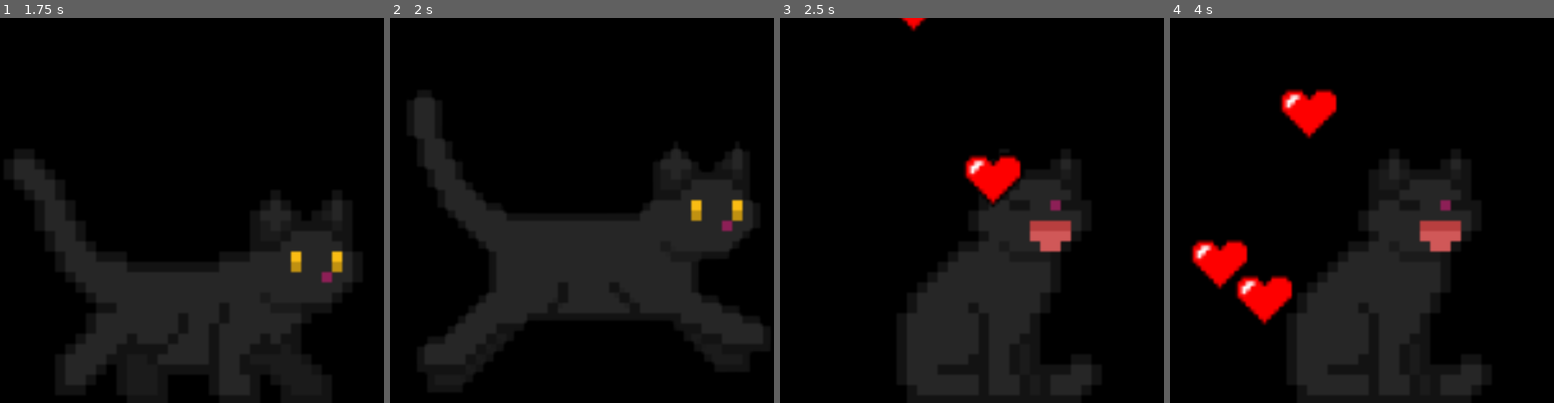
Above: before the commit, frames 1-4 (left to right).
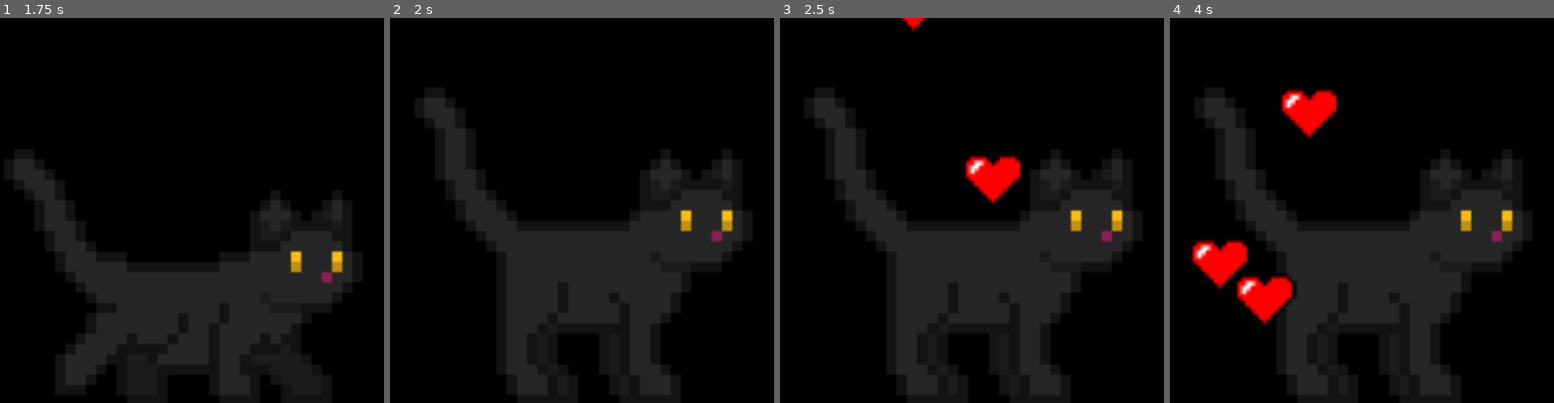
Above: after the commit, the same moments.

Repository: awesomesauce4646/virtual-pet
Game: Godot game, scene res://pet.tscn
The game is run twice, just before and just after one commit, with the same random seed, the same clock (stepped at 60 frames per second) and the same inputs.
Inputs (mouse positions are in pixels of both pictures, inside the frame that each line leads up to):
- Up to frame 1 (1.75 s): tap Enter (startGame) at 0.5 s; drag from (184, 233) to (241, 125) at 0.52 s; drag from (115, 229) to (180, 287) at 1.27 s
- Up to frame 2 (2 s): no input
- Up to frame 3 (2.5 s): move the mouse to (1021, 125) at 2.02 s; hold Right from 2.03 s (still down); tap Alt at 2.1 s; click (1021, 125) at 2.17 s; tap Up (jump) at 2.3 s
- Up to frame 4 (4 s): release Right at 2.75 s; drag from (1350, 287) to (1242, 152) at 2.77 s; move the mouse to (1496, 268) at 3.52 s; hold Left from 3.53 s (still down); tap Up (jump) at 3.6, 3.77 s; click (1496, 268) at 3.67 s

Frame 1 is identical in both runs. In frame 2, 10% of the frame differs, in the area x 6-98%, y 20-99%; in frame 3, 11%; in frame 4, 11%, in the area x 8-93%, y 20-99%.

Commit message:
add drag + food for bean, jump off ledges of the windows

Diff:
--- a/virtual-pet/pet.gd
+++ b/virtual-pet/pet.gd
@@ -20,6 +20,10 @@
 const LAND_BOUNCE = 0.5
 const BOUNCE_MIN_SPEED = 700.0
 const MIN_BOING_SPEED = 100.0
+const FOOD_REACH = 45.0
+const FOOD_GRAVITY = 1500.0
+const LEDGE_JUMP_SPEED = 250.0
+const LEDGE_TRIGGER_DISTANCE = 10.0
 
 
 var speed = 300
@@ -65,6 +69,15 @@
 var is_forced_sleeping = false
 
 var is_muted = false
+
+var is_carrying_food = false
+var food_click_armed = false
+var food_falling = false
+var food_ready = false
+var food_vy = 0.0
+var food_y = 0.0
+var was_walking = false
+var thrown_by_user = false
 
 @onready var animated_sprite = $AnimatedSprite2D
 @onready var gameCat = $GameWindow/GameCat
@@ -127,6 +140,7 @@
 
 @onready var settingsWindow = $SettingsWindow
 @onready var controlsWindow = $ControlsWindow
+@onready var foodWindow = $FoodWindow
 
 func save_stats():
 	var config = ConfigFile.new()
@@ -152,7 +166,7 @@
 		mute_button.text = "UNMUTE" if is_muted else "MUTE"
 
 func play_boing(strength: float):
-	if strength > MIN_BOING_SPEED:
+	if strength > MIN_BOING_SPEED and thrown_by_user:
 		boingSound.play()
 
 func get_collision_rect(w: Window, a: Area2D) -> Rect2:
@@ -160,7 +174,7 @@
 		if child is CollisionShape2D and child.shape is RectangleShape2D:
 			var shape_size = child.shape.size
 			var local_rect = child.global_transform * Rect2(-shape_size / 2.0, shape_size)
-			return Rect2(local_rect.position + Vector2(w.position), local_rect.size)
+			return Rect2((local_rect.position + Vector2(w.position)).round(), local_rect.size.round())
 	return Rect2(Vector2(w.get_position_with_decorations()), Vector2(w.get_size_with_decorations()))
 
 func get_blocking_rects() -> Array:
@@ -176,6 +190,32 @@
 		if p[0].visible:
 			rects.append(get_collision_rect(p[0], p[1]))
 	return rects
+
+func at_ledge(pos: Vector2, dir_x: float) -> bool:
+	if dir_x == 0.0:
+		return false
+	if pos.y >= taskbar_y - window_size.y - COLLISION_EPSILON:
+		return false
+	var center_x = pos.x + window_size.x / 2.0
+	for r in get_blocking_rects():
+		var on_top = abs(pos.y + window_size.y - r.position.y) <= COLLISION_EPSILON * 2.0
+		var overlaps_x = pos.x + window_size.x > r.position.x and pos.x < r.end.x
+		if on_top and overlaps_x:
+			if dir_x > 0 and center_x >= r.end.x - LEDGE_TRIGGER_DISTANCE:
+				return true
+			if dir_x < 0 and center_x <= r.position.x + LEDGE_TRIGGER_DISTANCE:
+				return true
+	return false
+
+func start_ledge_jump():
+	is_thrown = true
+	thrown_by_user = false
+	was_walking = false
+	velocity = Vector2(direction.x * speed, -LEDGE_JUMP_SPEED)
+	if animated_sprite.sprite_frames.has_animation("Jump"):
+		animated_sprite.play("Jump")
+	else:
+		animated_sprite.play("Pounce")
 
 func get_ground_y(pos: Vector2) -> float:
 	var ground = taskbar_y - window_size.y
@@ -261,13 +301,7 @@
 		energy = min(energy + 10, 100)
 		save_stats()
 	if id == 1:
-		is_idling = true
-		idle_timer = .8
-		speed = 0
-		animated_sprite.play("Feed")
-		eatingSound.play()
-		hunger = min(hunger + 10, 100)
-		save_stats()
+		spawn_food()
 	if id == 2:
 		gameCurrentlyOpened = !gameCurrentlyOpened
 		if gameCurrentlyOpened:
@@ -296,6 +330,41 @@
 		else:
 			settingsWindow.hide()
 
+func spawn_food():
+	var mouse_pos = Vector2(DisplayServer.mouse_get_position())
+	foodWindow.position = Vector2i(mouse_pos - Vector2(foodWindow.size) / 2.0)
+	foodWindow.show()
+	is_carrying_food = true
+	food_click_armed = false
+
+func drop_food():
+	is_carrying_food = false
+	food_click_armed = false
+	food_falling = true
+	food_ready = false
+	food_vy = 0.0
+	food_y = float(foodWindow.position.y)
+
+func update_food(delta: float):
+	if food_falling:
+		food_vy += FOOD_GRAVITY * delta
+		food_y += food_vy * delta
+		var food_floor_y = taskbar_y - foodWindow.size.y
+		if food_y >= food_floor_y:
+			food_y = food_floor_y
+			food_falling = false
+			food_ready = true
+		foodWindow.position = Vector2i(foodWindow.position.x, int(food_y))
+
+func feed_bean():
+	is_idling = true
+	idle_timer = .8
+	speed = 0
+	animated_sprite.play("Feed")
+	eatingSound.play()
+	hunger = min(hunger + 10, 100)
+	save_stats()
+
 func _on_clicked():
 	particles.restart()
 	if happiness < 99.5:
@@ -315,6 +384,7 @@
 		meowTwoSound.play()
 
 func _physics_process(delta: float) -> void:
+	update_food(delta)
 	if happiness > 80 && hunger > 80:
 		speed = 500
 	elif happiness > 60 && hunger > 60:
@@ -498,6 +568,7 @@
 				_on_clicked()
 			elif velocity.length() > 50:
 				is_thrown = true
+				thrown_by_user = true
 				animated_sprite.play("Pounce")
 				face(velocity.x)
 				var r = randi() % 2
@@ -521,6 +592,23 @@
 		last_mouse = mouse_pos
 		DisplayServer.window_set_position(Vector2i(mouse_pos - drag_offset))
 		return
+
+	if is_carrying_food:
+		var food_mouse = Vector2(DisplayServer.mouse_get_position())
+		foodWindow.position = Vector2i(food_mouse - Vector2(foodWindow.size) / 2.0)
+		var bean_center_x = DisplayServer.window_get_position().x + window_size.x / 2.0
+		var food_center_x = foodWindow.position.x + foodWindow.size.x / 2.0
+		face(food_center_x - bean_center_x)
+		is_idling = true
+		idle_timer = 0.5
+		speed = 0
+		if not is_forced_sleeping and animated_sprite.animation != "Idle":
+			animated_sprite.play("Idle")
+		if Input.is_mouse_button_pressed(MOUSE_BUTTON_LEFT):
+			if food_click_armed:
+				drop_food()
+		else:
+			food_click_armed = true
 
 	if menu.visible:
 		return
@@ -611,7 +699,7 @@
 				continue
 			if vy > 0 and old_pos.y + window_size.y <= r.position.y + COLLISION_EPSILON and new_pos.y + window_size.y > r.position.y:
 				new_pos.y = r.position.y - window_size.y
-				if vy > BOUNCE_MIN_SPEED:
+				if vy > BOUNCE_MIN_SPEED and thrown_by_user:
 					velocity.y = -vy * LAND_BOUNCE
 					play_boing(vy)
 				else:
@@ -629,7 +717,7 @@
 		var thrown_ground_y = taskbar_y - window_size.y
 		if new_pos.y >= thrown_ground_y and vy > 0:
 			new_pos.y = thrown_ground_y
-			if vy > BOUNCE_MIN_SPEED:
+			if vy > BOUNCE_MIN_SPEED and thrown_by_user:
 				velocity.y = -vy * LAND_BOUNCE
 				play_boing(vy)
 			else:
@@ -651,30 +739,52 @@
 
 	var ground_y = get_ground_y(window_position)
 
-	if window_position.y < ground_y:
-		animated_sprite.play("Idle")
-		window_position.y += 600 * delta
-		if window_position.y > ground_y:
-			window_position.y = ground_y
+	if window_position.y < ground_y - COLLISION_EPSILON:
+		if was_walking:
+			start_ledge_jump()
+		else:
+			is_thrown = true
+			thrown_by_user = false
+			velocity = Vector2()
+			animated_sprite.play("Idle")
+			was_walking = false
 	else:
 		window_position.y = ground_y
+		was_walking = not is_idling
+		var seeking_food = (food_falling or food_ready) and not is_carrying_food
 		if not is_idling:
 			animated_sprite.play("Run")
-			var new_x = window_position.x + direction.x * speed * delta
+			var step_dir = direction.x
+			if seeking_food:
+				var food_dx = (foodWindow.position.x + foodWindow.size.x / 2.0) - (window_position.x + window_size.x / 2.0)
+				face(food_dx)
+				if abs(food_dx) <= FOOD_REACH:
+					step_dir = 0.0
+					if food_ready:
+						food_ready = false
+						foodWindow.hide()
+						feed_bean()
+					else:
+						animated_sprite.play("Idle")
+				else:
+					step_dir = sign(food_dx)
+			var new_x = window_position.x + step_dir * speed * delta
 			new_x = clamp(new_x, 0, screen_size.x - window_size.x)
 			var hit_window = false
-			for r in get_blocking_rects():
+			for r in ([] if seeking_food else get_blocking_rects()):
 				var overlaps_y = window_position.y + window_size.y > r.position.y + COLLISION_EPSILON and window_position.y < r.end.y - COLLISION_EPSILON
 				if not overlaps_y:
 					continue
-				if direction.x > 0 and window_position.x + window_size.x <= r.position.x + COLLISION_EPSILON and new_x + window_size.x > r.position.x:
+				if step_dir > 0 and window_position.x + window_size.x <= r.position.x + COLLISION_EPSILON and new_x + window_size.x > r.position.x:
 					new_x = r.position.x - window_size.x
 					hit_window = true
-				elif direction.x < 0 and window_position.x >= r.end.x - COLLISION_EPSILON and new_x < r.end.x:
+				elif step_dir < 0 and window_position.x >= r.end.x - COLLISION_EPSILON and new_x < r.end.x:
 					new_x = r.end.x
 					hit_window = true
 			window_position.x = new_x
-			if hit_window or window_position.x <= 0 or window_position.x >= screen_size.x - window_size.x:
+			if at_ledge(window_position, step_dir):
+				start_ledge_jump()
+			elif not seeking_food and (hit_window or window_position.x <= 0 or window_position.x >= screen_size.x - window_size.x):
 				direction.x *= -1
 				animated_sprite.flip_h = direction.x < 0
 				maybe_idle()
@@ -701,6 +811,7 @@
 		if event.pressed:
 			is_dragging = true
 			is_thrown = false
+			was_walking = false
 			drag_moved = false
 			var mouse_pos = Vector2(DisplayServer.mouse_get_position())
 			press_pos = mouse_pos
--- a/virtual-pet/pet.tscn
+++ b/virtual-pet/pet.tscn
@@ -29,6 +29,7 @@
 [ext_resource type="Texture2D" uid="uid://bg8pckie1urtb" path="res://images/spade.webp" id="18_sjut6"]
 [ext_resource type="AudioStream" uid="uid://bx40w80f7qgs8" path="res://sounds/point.wav" id="20_djl34"]
 [ext_resource type="AudioStream" uid="uid://bvpygspgj4o0s" path="res://sounds/boing.mp3" id="29_awnet"]
+[ext_resource type="Texture2D" uid="uid://btsx582jq6d6j" path="res://images/foodFull.png" id="30_n2wdx"]
 
 [sub_resource type="AtlasTexture" id="AtlasTexture_dcwah"]
 atlas = ExtResource("2_slpjv")
@@ -851,8 +852,14 @@
 corner_radius_bottom_right = 10
 corner_radius_bottom_left = 10
 
+[sub_resource type="RectangleShape2D" id="RectangleShape2D_pxe1l"]
+size = Vector2(444, 363)
+
 [sub_resource type="RectangleShape2D" id="RectangleShape2D_g16au"]
-size = Vector2(339, 363)
+size = Vector2(357.625, 364)
+
+[sub_resource type="RectangleShape2D" id="RectangleShape2D_gk0tr"]
+size = Vector2(339, 364)
 
 [node name="Node2D" type="Node2D" unique_id=625584119]
 script = ExtResource("1_s0gbd")
@@ -1489,10 +1496,11 @@
 expand_mode = 1
 
 [node name="Area2D" type="Area2D" parent="StatsWindow" unique_id=1464405767]
-
-[node name="CollisionShape2D" type="CollisionShape2D" parent="StatsWindow/Area2D" unique_id=220880784]
-position = Vector2(221, 178)
-shape = SubResource("RectangleShape2D_g16au")
+visible = false
+
+[node name="CollisionShape2D" type="CollisionShape2D" parent="StatsWindow/Area2D" unique_id=1625463298]
+position = Vector2(223, 185.5)
+shape = SubResource("RectangleShape2D_pxe1l")
 
 [node name="DeathSound" type="AudioStreamPlayer2D" parent="." unique_id=143689771]
 stream = ExtResource("14_dkavk")
@@ -1620,7 +1628,7 @@
 [node name="Area2D" type="Area2D" parent="SettingsWindow" unique_id=818147669]
 
 [node name="CollisionShape2D" type="CollisionShape2D" parent="SettingsWindow/Area2D" unique_id=803909220]
-position = Vector2(159.5, 185.5)
+position = Vector2(150.1875, 185)
 shape = SubResource("RectangleShape2D_g16au")
 
 [node name="ControlsWindow" type="Window" parent="." unique_id=1180375404]
@@ -1692,9 +1700,9 @@
 
 [node name="Area2D" type="Area2D" parent="ControlsWindow" unique_id=2107784985]
 
-[node name="CollisionShape2D" type="CollisionShape2D" parent="ControlsWindow/Area2D" unique_id=1906717390]
-position = Vector2(159.5, 185.5)
-shape = SubResource("RectangleShape2D_g16au")
+[node name="CollisionShape2D" type="CollisionShape2D" parent="ControlsWindow/Area2D" unique_id=1996449174]
+position = Vector2(159.5, 186)
+shape = SubResource("RectangleShape2D_gk0tr")
 
 [node name="Title" type="RichTextLabel" parent="ControlsWindow" unique_id=1952388182]
 offset_left = 28.0
@@ -1717,6 +1725,20 @@
 stream = ExtResource("29_awnet")
 volume_db = -11.419
 pitch_scale = 1.56
+
+[node name="FoodWindow" type="Window" parent="." unique_id=1754698203]
+transparent_bg = true
+oversampling_override = 1.0
+position = Vector2i(0, 36)
+size = Vector2i(70, 30)
+visible = false
+borderless = true
+transparent = true
+
+[node name="TextureRect" type="TextureRect" parent="FoodWindow" unique_id=1034096333]
+offset_right = 70.0
+offset_bottom = 30.0
+texture = ExtResource("30_n2wdx")
 
 [connection signal="pressed" from="Window/ColorRect/TopBar/Panel/CloseButton" to="." method="_on_close_button_pressed"]
 [connection signal="pressed" from="Window/Button" to="." method="_on_button_pressed"]
Binary file added: virtual-pet/images/foodEmpty.png
Not shown, added: virtual-pet/images/foodEmpty.png.import
Binary file added: virtual-pet/images/foodFull.png
Not shown, added: virtual-pet/images/foodFull.png.import
